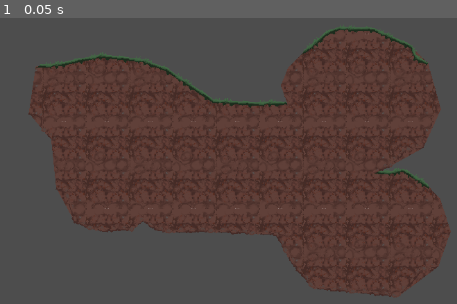
Above: before the commit, frame 1.
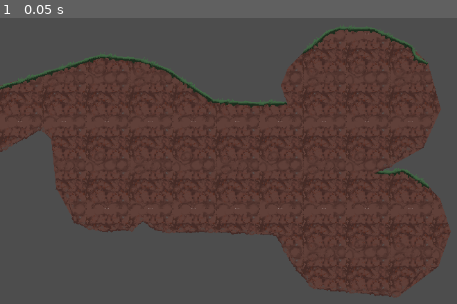
Above: after the commit, the same moment.

Repository: AdrWTHeck/Hamster-game
Game: Godot game, scene res://Scenes/smartshape2dtest.tscn
Two runs of this game, one before a commit and one after it. Both use one fixed random seed, a clock stepped at 60 frames per second and the inputs below. This scene is started directly instead of the project's main scene.
Inputs:
- Up to frame 1 (0.05 s): no input

The runs differ from the first frame. In frame 1, 1.3% of the frame differs, in the area x 0-56%, y 12-47%.

Commit message:
Smash Damage
You will now do damage by running into an enemy.
Note: You will also take damage, and if you are at a speed over 1100, you will take 20 damage while only doing 10. But if you run into them while they are one hit (they have 20 hp and you do 10), then you will not take damage due to the hitbox for taking damage being smaller than the hitbox for doing damage

Diff:
--- a/Scenes/damage_test.tscn
+++ b/Scenes/damage_test.tscn
@@ -1,10 +1,13 @@
-[gd_scene load_steps=8 format=3 uid="uid://bmji678oom4w7"]
+[gd_scene load_steps=9 format=3 uid="uid://bmji678oom4w7"]
 
 [ext_resource type="Texture2D" uid="uid://c0qlrp8opp3d0" path="res://Sprites/icon.svg" id="1_p1tis"]
 [ext_resource type="PackedScene" uid="uid://b73awtafuget8" path="res://Scenes/player_character.tscn" id="2_l52bs"]
 [ext_resource type="PackedScene" uid="uid://c7fcg4ysegjot" path="res://Scenes/enemy_test.tscn" id="3_2bbw1"]
 [ext_resource type="PackedScene" uid="uid://phmgtne8cq2v" path="res://Scenes/bird_enemy.tscn" id="4_7ls6v"]
 [ext_resource type="PackedScene" uid="uid://b07lvyit002lu" path="res://Scenes/pickup.tscn" id="4_vdbmx"]
+
+[sub_resource type="RectangleShape2D" id="RectangleShape2D_erlq5"]
+size = Vector2(179, 160.5)
 
 [sub_resource type="RectangleShape2D" id="RectangleShape2D_u7ng6"]
 size = Vector2(893, 72)
@@ -18,31 +21,6 @@
 texture_repeat = 2
 texture = ExtResource("1_p1tis")
 polygon = PackedVector2Array(-107335, -49267, -107719, 15373, 123560, 17293, 122920, -49523)
-
-[node name="StaticBody2D2" type="StaticBody2D" parent="."]
-position = Vector2(-137, -328)
-
-[node name="ColorRect" type="ColorRect" parent="StaticBody2D2"]
-offset_left = -473.0
-offset_top = 112.0
-offset_right = 419.0
-offset_bottom = 182.0
-
-[node name="CollisionShape2D" type="CollisionShape2D" parent="StaticBody2D2"]
-position = Vector2(-28.5, 147)
-shape = SubResource("RectangleShape2D_u7ng6")
-
-[node name="StaticBody2D" type="StaticBody2D" parent="."]
-
-[node name="ColorRect" type="ColorRect" parent="StaticBody2D"]
-offset_left = -99840.0
-offset_right = 123688.0
-offset_bottom = 51752.0
-color = Color(0, 0.854902, 0, 1)
-
-[node name="CollisionShape2D" type="CollisionShape2D" parent="StaticBody2D"]
-position = Vector2(-3001, 22297.5)
-shape = SubResource("RectangleShape2D_enhdh")
 
 [node name="Player_Character" parent="." instance=ExtResource("2_l52bs")]
 position = Vector2(-963, -47)
@@ -72,3 +50,43 @@
 
 [node name="Pickup3" parent="Pick_Up_Tests" instance=ExtResource("4_vdbmx")]
 position = Vector2(-562, -49)
+
+[node name="Static Bodies" type="Node2D" parent="."]
+
+[node name="StaticBody2D3" type="StaticBody2D" parent="Static Bodies"]
+position = Vector2(-91, -88)
+
+[node name="CollisionShape2D" type="CollisionShape2D" parent="Static Bodies/StaticBody2D3"]
+position = Vector2(1170, 19.25)
+shape = SubResource("RectangleShape2D_erlq5")
+
+[node name="ColorRect" type="ColorRect" parent="Static Bodies/StaticBody2D3"]
+offset_left = 1078.0
+offset_top = -60.0
+offset_right = 1270.0
+offset_bottom = 112.0
+
+[node name="StaticBody2D2" type="StaticBody2D" parent="Static Bodies"]
+position = Vector2(-137, -328)
+
+[node name="ColorRect" type="ColorRect" parent="Static Bodies/StaticBody2D2"]
+offset_left = -473.0
+offset_top = 112.0
+offset_right = 419.0
+offset_bottom = 182.0
+
+[node name="CollisionShape2D" type="CollisionShape2D" parent="Static Bodies/StaticBody2D2"]
+position = Vector2(-28.5, 147)
+shape = SubResource("RectangleShape2D_u7ng6")
+
+[node name="StaticBody2D" type="StaticBody2D" parent="Static Bodies"]
+
+[node name="ColorRect" type="ColorRect" parent="Static Bodies/StaticBody2D"]
+offset_left = -99840.0
+offset_right = 123688.0
+offset_bottom = 51752.0
+color = Color(0, 0.854902, 0, 1)
+
+[node name="CollisionShape2D" type="CollisionShape2D" parent="Static Bodies/StaticBody2D"]
+position = Vector2(-3001, 22297.5)
+shape = SubResource("RectangleShape2D_enhdh")
--- a/Scenes/smartshape2dtest.tscn
+++ b/Scenes/smartshape2dtest.tscn
@@ -245,12 +245,12 @@
 
 [sub_resource type="Resource" id="Resource_ptkyp"]
 script = ExtResource("3_jwv10")
-position = Vector2(41.444, 239.685)
-point_in = Vector2(0, 0)
-point_out = Vector2(0, 0)
-properties = SubResource("Resource_fch6y")
-
-[sub_resource type="Resource" id="Resource_kuem6"]
+position = Vector2(-129.397, 356.725)
+point_in = Vector2(0, 0)
+point_out = Vector2(0, 0)
+properties = SubResource("Resource_6q1g5")
+
+[sub_resource type="Resource" id="Resource_b7w3y"]
 script = ExtResource("2_t58n1")
 texture_idx = 0
 flip = false
@@ -518,12 +518,12 @@
 
 [sub_resource type="Resource" id="Resource_p8jvi"]
 script = ExtResource("3_jwv10")
-position = Vector2(51.6018, 172.343)
-point_in = Vector2(0, 0)
-point_out = Vector2(0, 0)
-properties = SubResource("Resource_pqpq3")
-
-[sub_resource type="Resource" id="Resource_vbsoi"]
+position = Vector2(-106.025, 230.863)
+point_in = Vector2(0, 0)
+point_out = Vector2(0, 0)
+properties = SubResource("Resource_8jdnr")
+
+[sub_resource type="Resource" id="Resource_iy60q"]
 script = ExtResource("2_t58n1")
 texture_idx = 0
 flip = false
--- a/Scripts/playertest.gd
+++ b/Scripts/playertest.gd
@@ -53,6 +53,11 @@
 	if velocity.x != 0:
 		print(velocity.x)
 
+# Running will damage enemies at certain speeds
+	if speed >= 700:
+		$Direction_Switch/AttackZone/CollisionShape2D.disabled = false
+	if (speed <= 700) and (speed >= 400):
+		$Direction_Switch/AttackZone/CollisionShape2D.disabled = true
 
 	# Add the gravity.
 	if not is_on_floor():
Not shown: 43 places in Scenes/smartshape2dtest.tscn that only renumber resources
